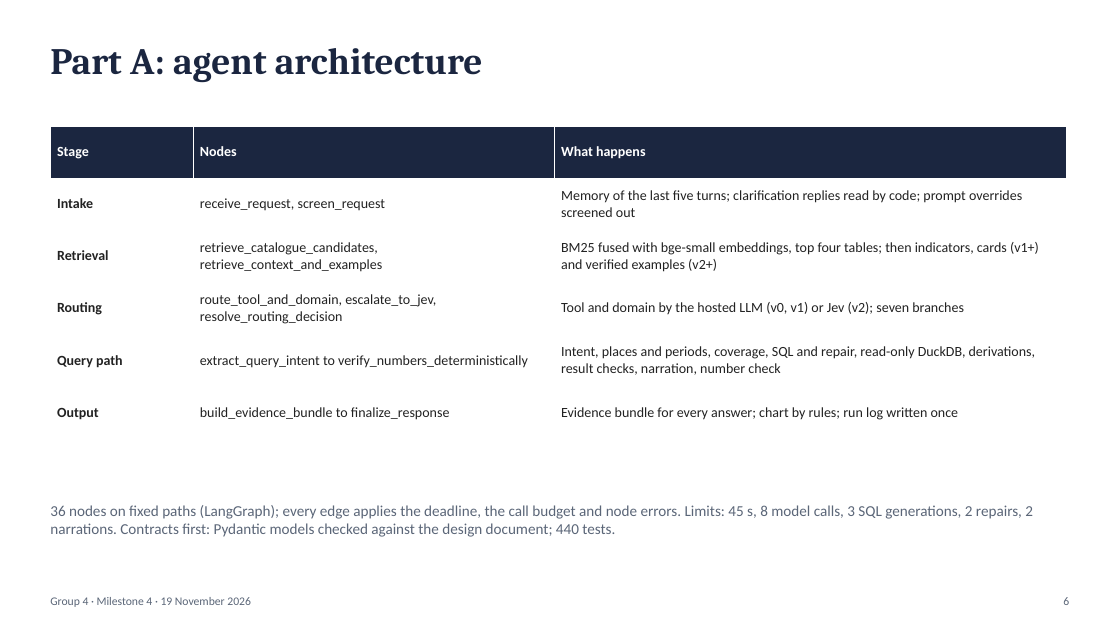
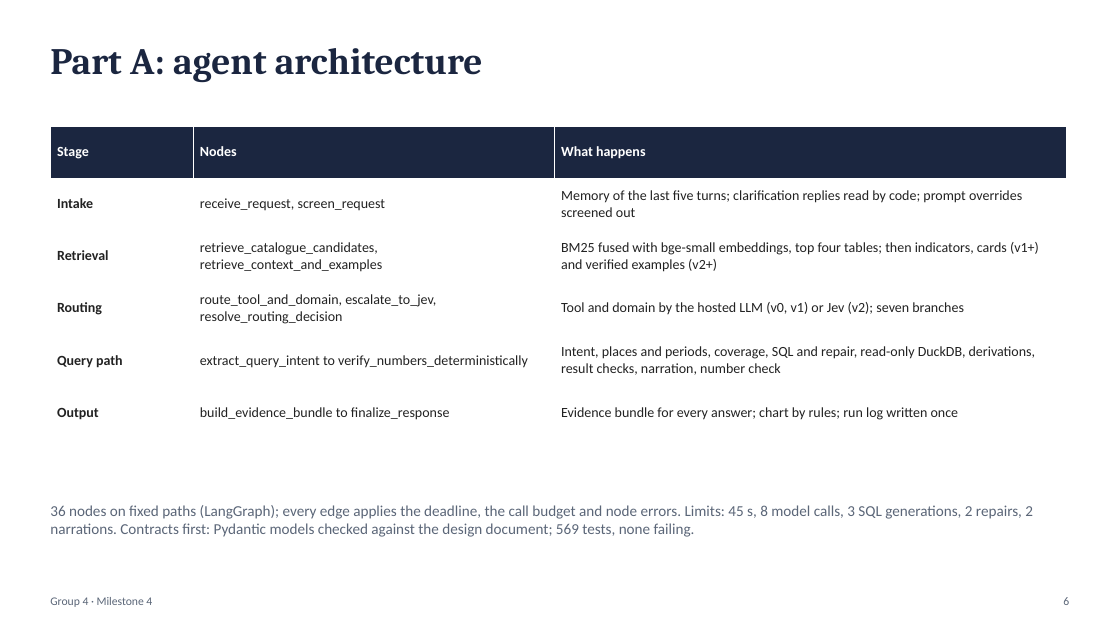
Before and after one commit to sathyaIITM/Group-4-DS-and-AI-Lab-Project, a slide deck: slide 6 of docs/milestones/Milestone4_TA_Presentation.pptx. Drawn at 1120x630 pixels with LibreOffice and Linux fonts; fonts in the diff are those of the drawing. Boxes give left, top, right and bottom in pixels: in the first picture for what was removed or moved away, otherwise in the second. Text is boxed around its words. In the diff, an @@ line names an element or a change of style, - is before the commit and + after.

```diff
--- a/docs/milestones/Milestone4_TA_Presentation.pptx
+++ b/docs/milestones/Milestone4_TA_Presentation.pptx
@@ text at (50, 505, 1033, 537): text changed @@
-36 nodes on fixed paths (LangGraph); every edge applies the deadline, the call budget and node errors. Limits: 45 s, 8 model calls, 3 SQL generations, 2 repairs, 2 narrations. Contracts first: Pydantic models checked against the design document; 440 tests.
+36 nodes on fixed paths (LangGraph); every edge applies the deadline, the call budget and node errors. Limits: 45 s, 8 model calls, 3 SQL generations, 2 repairs, 2 narrations. Contracts first: Pydantic models checked against the design document; 569 tests, none failing.
@@ text at (50, 597, 152, 607): text changed @@
-Group 4 · Milestone 4 · 19 November 2026
+Group 4 · Milestone 4
```
Also in this commit, not shown: 22 other slides changed, 1 other file.
